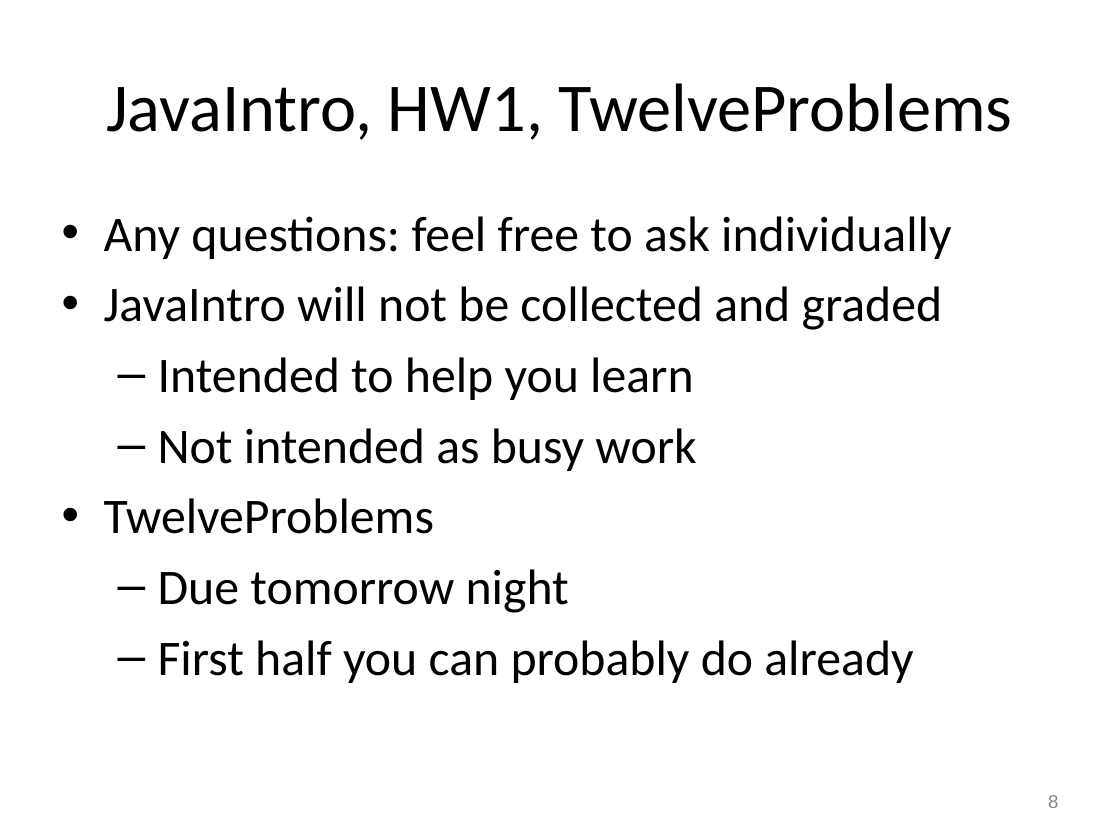
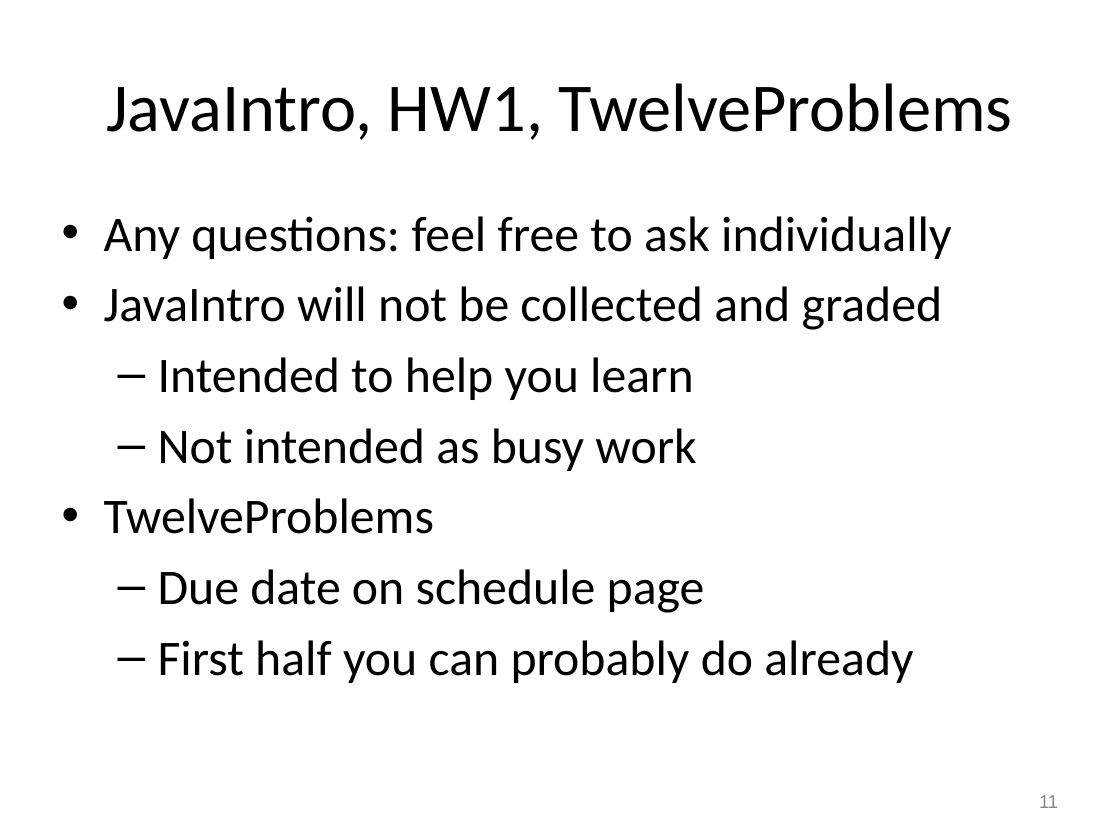
Before and after one commit to RHIT-CSSE/csse220, a slide deck: slide 11 of ClassMaterials/ArraysAndLists/Slides/Arrays and Lists.pptx (slide 8 before the commit). Drawn at 1120x840 pixels with LibreOffice and Linux fonts; fonts in the diff are those of the drawing. Boxes give left, top, right and bottom in pixels: in the first picture for what was removed or moved away, otherwise in the second. Text is boxed around its words. In the diff, an @@ line names an element or a change of style, - is before the commit and + after.

```diff
--- a/ClassMaterials/ArraysAndLists/Slides/Arrays and Lists.pptx
+++ b/ClassMaterials/ArraysAndLists/Slides/Arrays and Lists.pptx
@@ text at bbox=[158, 569, 705, 613]: text changed @@
-  – Due tomorrow night
+  – Due date on schedule page
@@ page number at bbox=[1039, 795, 1058, 808]: text changed @@
-8
+11
```
Also in this commit, not shown: 12 other slides changed, 9 slides added, 1 slide removed, 5 other files.
